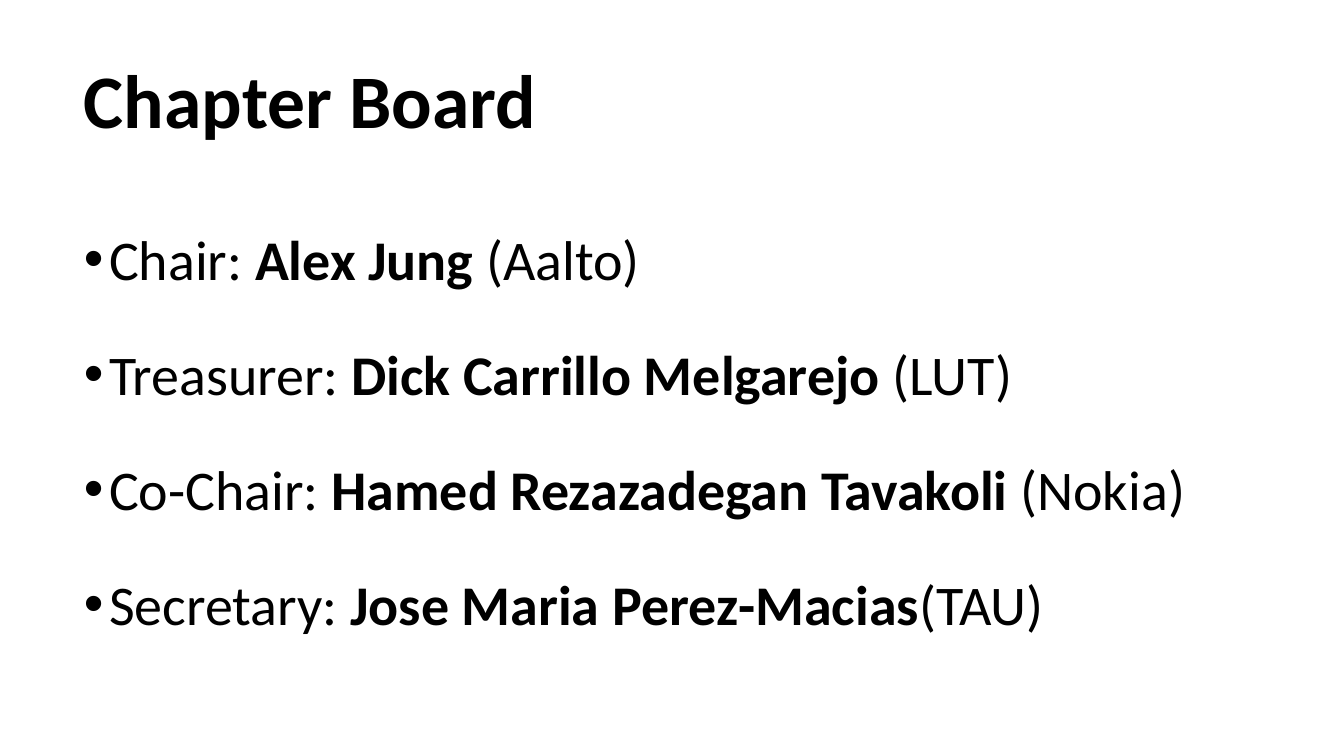
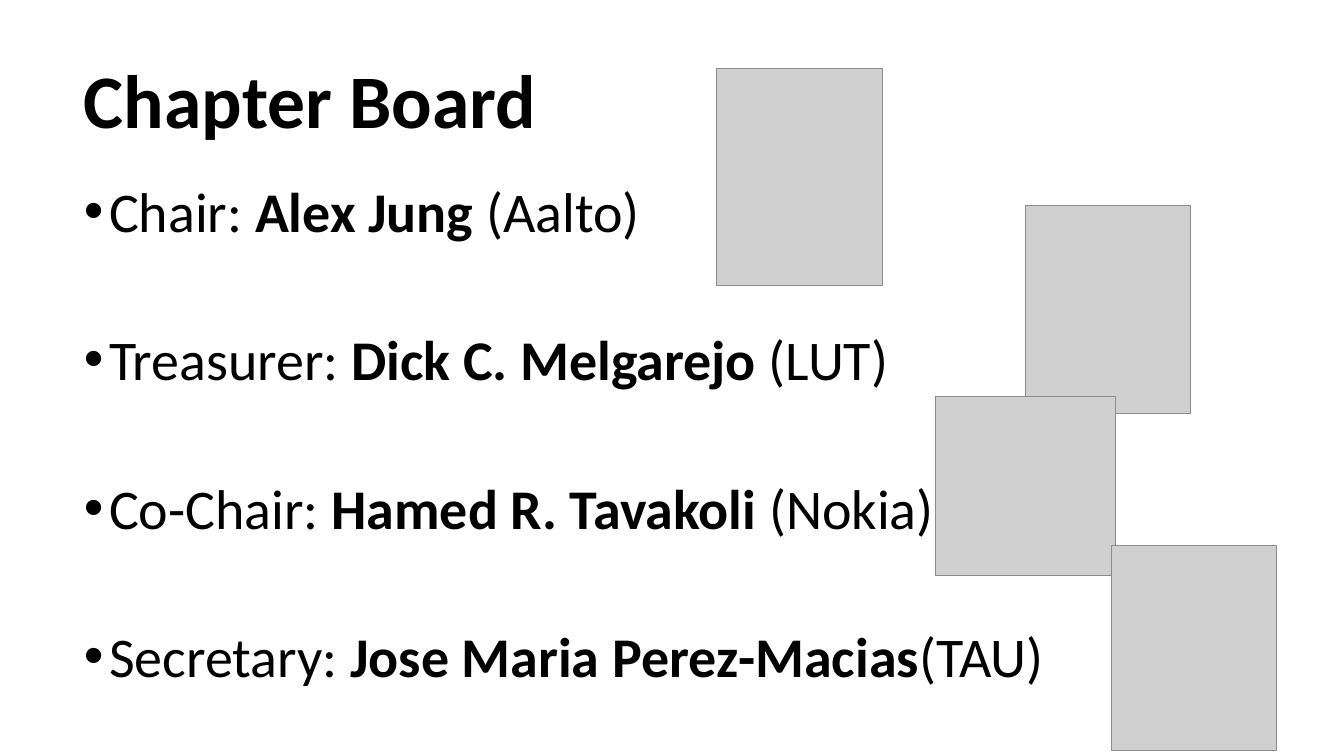
Before and after one commit to ieeespcasfinland/ieeespcasfinland.github.io, a slide deck: slide 9 of Slides05Oct_Ju.pptx. Drawn at 1344x756 pixels with LibreOffice and Linux fonts; fonts in the diff are those of the drawing; grey boxes stand for pictures. Boxes give left, top, right and bottom in pixels: in the first picture for what was removed or moved away, otherwise in the second. Text is boxed around its words. In the diff, an @@ line names an element or a change of style, - is before the commit and + after.

```diff
--- a/Slides05Oct_Ju.pptx
+++ b/Slides05Oct_Ju.pptx
@@ picture added at <box>717,69,882,285</box> @@
@@ text "Chair: Alex Jung (Aalto)": place and size @@
-text "Chair: Alex Jung (Aalto)" at <box>109,239,1185,634</box>
+text "Chair: Alex Jung (Aalto)" at <box>109,191,1043,686</box>
@@ text at <box>109,191,1043,686</box>: line spacing 1.5 to 2 @@
@@ picture added at <box>1025,206,1191,413</box> @@
@@ text at <box>109,339,934,537</box>: text changed; bold off @@
-• Treasurer: Dick Carrillo Melgarejo (LUT)
-• Co-Chair: Hamed Rezazadegan Tavakoli (Nokia)
+• Treasurer: Dick C. Melgarejo (LUT)
+• Co-Chair: Hamed R. Tavakoli (Nokia)
@@ picture added at <box>937,397,1116,577</box> @@
@@ picture added at <box>1112,545,1277,750</box> @@
```
Also in this commit, not shown: 6 other slides changed, 6 slides added, 2 other files.
